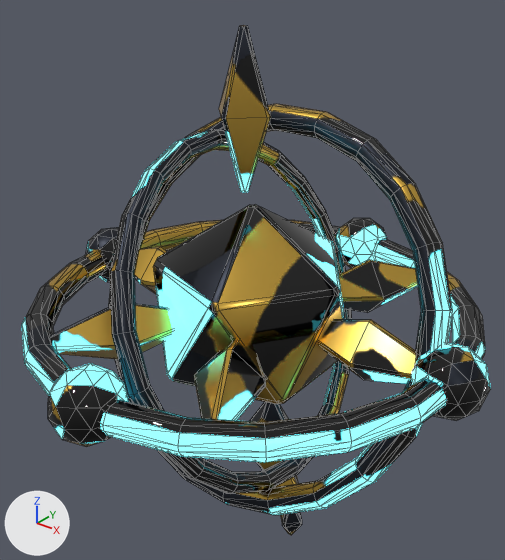
One commit to the glTF model Assets/Models/Enemies/SigilWisp/glTF/SigilWisp.gltf: the scene before it, then after it.
One viewpoint serves both versions: a camera (50 mm lens) standing at (0.591, -0.741, 1.126) and looking at (-0.031, 0.037, 0.643). Every picture has the same lights, and +X, +Y and +Z are marked at lower left. The picture after the commit comes second. Mesh edges are drawn as thin lines. Vertices at exactly the same position are counted once.

Script lines for the objects in view, before the commit:
```python
me_sigilwisp = bpy.data.meshes.new('SigilWisp')
me_sigilwisp.from_pydata(...)  # 1366 vertices, 2668 faces; spans x -0.368..0.368, y -0.368..0.368, z 0.059..1.029
me_sigilwisp.materials.append(mat_sigilwisp)
ob_sigilwisp = bpy.data.objects.new('SigilWisp', me_sigilwisp)
ob_sigilwisp.location = (0.0, 0.0, 0.0)
```
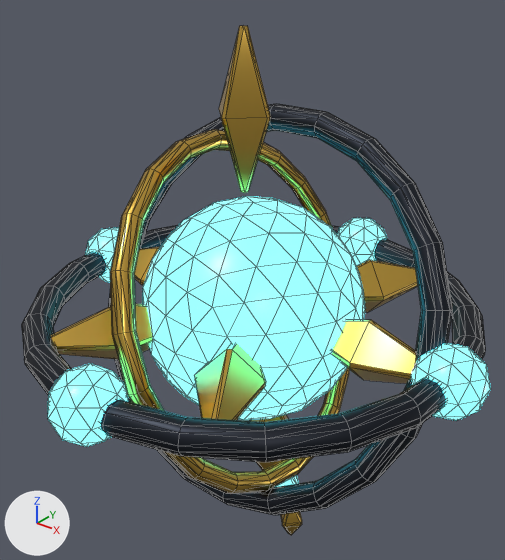
Changed parts and their boxes [x1, y1, x2, y2] in the pictures (505 x 560 px; the box of a moved part takes in the faces that stretch with it):
'SigilWisp', reshaped, surface changed
    both: [22, 25, 491, 535]
part 1 of me_sigilwisp, moved or reshaped (not visible before)
    after: [143, 196, 365, 420]
part 2 of me_sigilwisp, moved or reshaped (not visible afterwards)
    before: [153, 204, 345, 404]
part 3 of me_sigilwisp, surface changed
    both: [22, 25, 491, 535]

The change, as a list of edits to the scene's bpy script:
```text
Change me_sigilwisp:
    where me_sigilwisp.from_pydata(...)  # 1366 vertices, 2668 faces; spans x -0.368..0.368, y -0.368..0.368, z 0.059..1.029
    used by ob_sigilwisp; location = (0.0, 0.0, 0.0)
    me_sigilwisp part 1: the loose piece of 162 vertices spanning x -0.11..0.11, y -0.11..0.11, z 0.51..0.73 is scaled about its middle by 1.55
    me_sigilwisp part 2: 60 of 1366 vertices moved; they spanned x -0.15..0.15, y -0.143..0.143, z 0.456..0.784 and now span x -0.092..0.092, y -0.088..0.088, z 0.521..0.719; mean shift (0.0, 0.0, 0.0); largest move (-0.006, 0.005, 0.456) -> (-0.006, 0.005, 0.521)
    me_sigilwisp part 3: texture (UV) coordinates of 2668 of 2668 faces, centred in x -0.367..0.367, y -0.367..0.367, z 0.059..1.029, changed; they spanned u 0.0..0.99, v 0.0..1.0 and now span u 0.0..1.0, v 0.0..0.99
```
